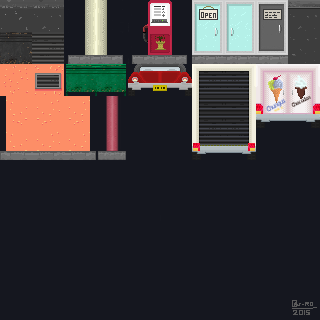
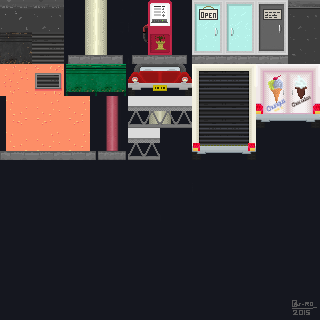
Two versions of the same layered image (w=320, h=320). Layer-by-layer changes:
renamed "Layer" to "WIP", painted on it over (128, 96, 193, 191)
painted on "V2" over (128, 96, 192, 160)
hid "V1", painted on it over (128, 96, 192, 160)
